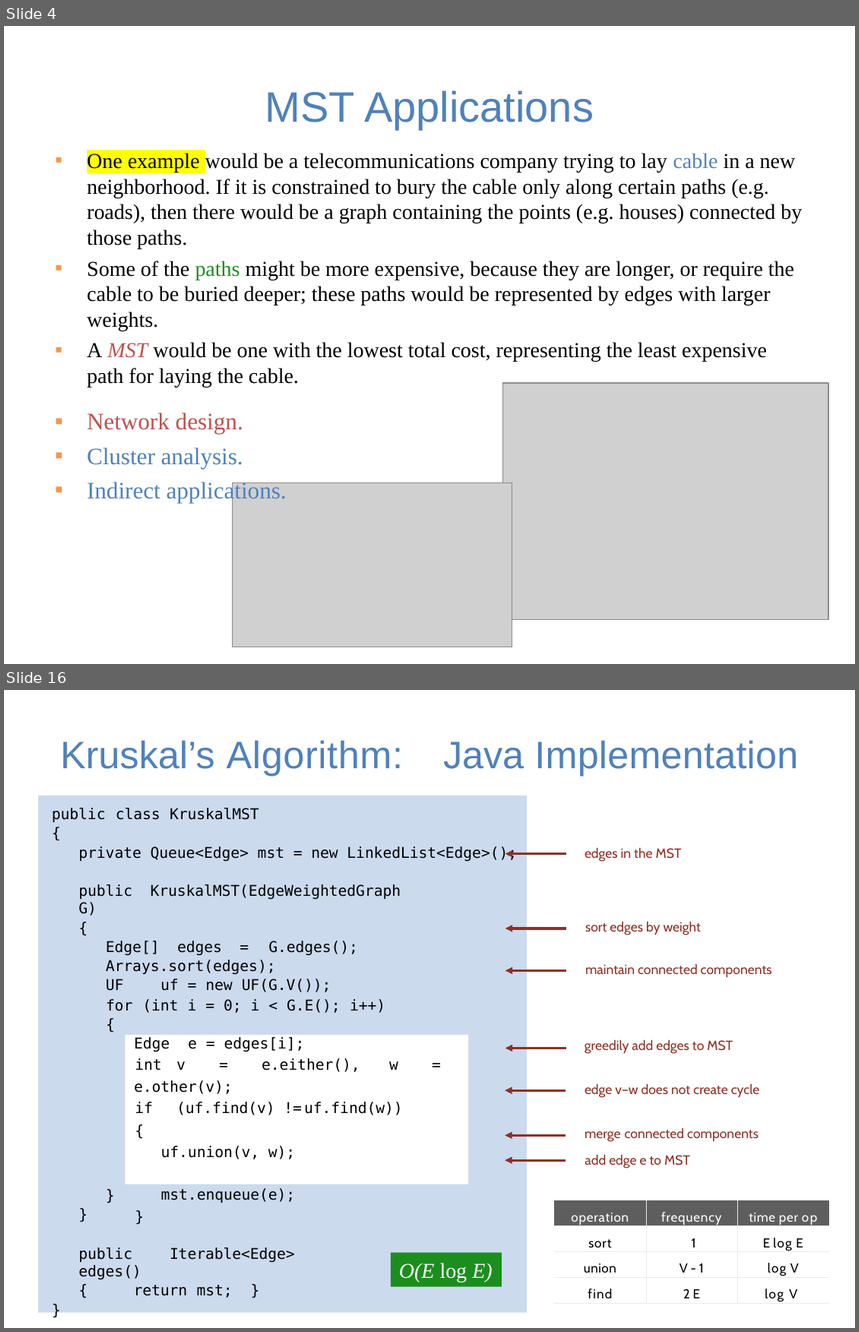
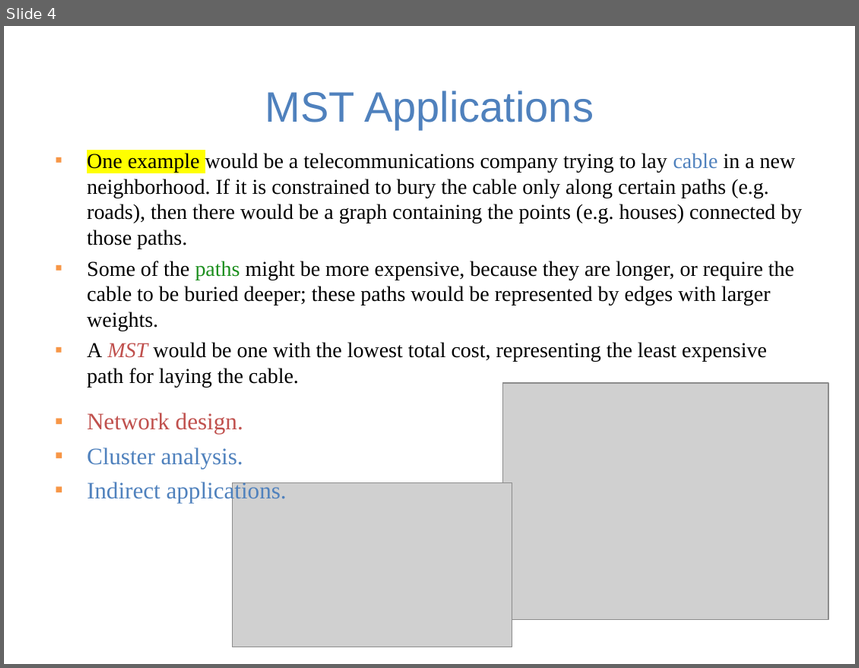
Before and after one commit to guhofstra/CSC111Fa25, a slide deck: PPTs/Lecture 12-minimum spanning trees.pptx. Shown one above the other, each under a label of ours: slides 4 and 16 before the commit, slide 4 after it; the slides between them are not shown. The pictures are 859x1332 and 859x668 pixels, drawn with LibreOffice and Linux fonts; fonts in the diff are those of the drawing; grey boxes stand for pictures. Boxes give left, top, right and bottom in pixels: in the first picture for what was removed or moved away, otherwise in the second. Text is boxed around its words. In the diff, an @@ line names an element or a change of style, - is before the commit and + after.

```diff
--- a/PPTs/Lecture 12-minimum spanning trees.pptx
+++ b/PPTs/Lecture 12-minimum spanning trees.pptx
@@ slide 16 removed at (4,690,855,1328), background #FFFFFF @@
@@ title removed at (60,740,798,776) @@
-Kruskal’s Algorithm: Java Implementation
@@ freeform shape removed at (38,796,527,1313) @@
@@ text removed at (52,808,517,862) @@
-public class KruskalMST
-{
-private Queue<Edge> mst = new LinkedList<Edge>();
@@ text removed at (585,847,682,861) @@
-edges in the MST
@@ freeform shape removed at (506,854,566,854) @@
@@ text removed at (78,885,401,992) @@
-public KruskalMST(EdgeWeightedGraph G)
-{
-Edge[] edges = G.edges(); Arrays.sort(edges);
-UF uf = new UF(G.V());
@@ freeform shape removed at (506,929,566,929) @@
@@ text removed at (585,921,701,935) @@
-sort edges by weight
@@ freeform shape removed at (506,971,566,971) @@
@@ text removed at (585,964,772,977) @@
-maintain connected components
@@ text removed at (106,999,386,1013) @@
-for (int i = 0; i < G.E(); i++)
-{
@@ rectangle removed at (125,1035,469,1185) @@
-Edge e = edges[i];
-int v = e.either(), w = e.other(v);
-if (uf.find(v) != uf.find(w))
-{
-uf.union(v, w); mst.enqueue(e);
-}
@@ freeform shape removed at (506,1049,566,1049) @@
@@ text removed at (585,1040,733,1054) @@
-greedily add edges to MST
@@ freeform shape removed at (506,1091,566,1091) @@
@@ text removed at (585,1084,760,1098) @@
-edge v–w does not create cycle
@@ freeform shape removed at (506,1136,566,1136) @@
@@ text removed at (585,1129,759,1142) @@
-merge connected components
@@ freeform shape removed at (506,1160,566,1160) @@
@@ text removed at (585,1154,690,1169) @@
-add edge e to MST
@@ table removed at (555,1201,831,1306), 4 rows, 3 columns @@
-operation | frequency | time per op
-sort | 1 | E log E
-union | V - 1 | log V
-find | 2 E | log V
@@ text removed at (78,1248,295,1298) @@
-}
-}
-public Iterable<Edge> edges()
-{ return mst; }
-}
@@ rectangle removed at (390,1252,501,1287) @@
-O(E log E)
```
Also in this commit, not shown: 4 slides changed, 23 other slides removed, 7 other files.
